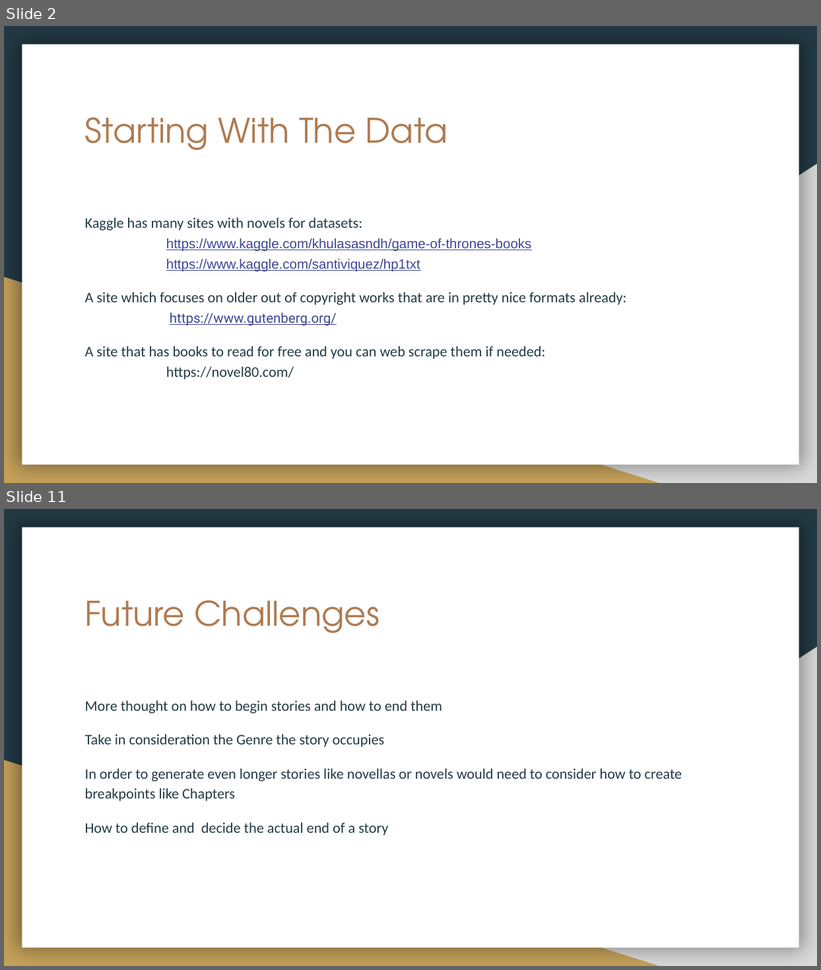
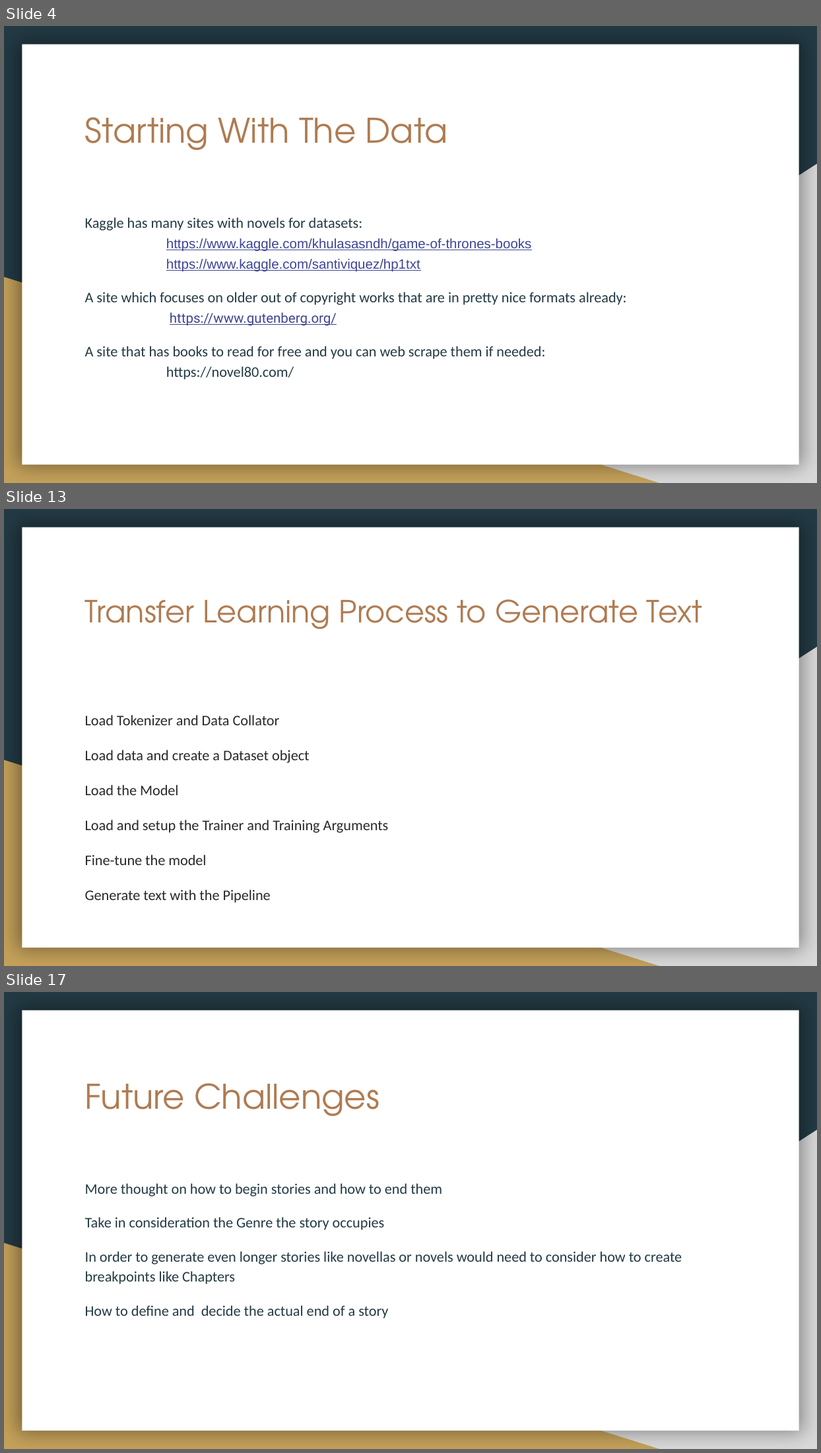
Before and after one commit to dbetzel/Springboard, a slide deck: Capstone3/Capstone3Final/Natural Language Generation Capstone 3.pptx. Shown one above the other, each under a label of ours: slides 2 and 11 before the commit, slides 4, 13 and 17 after it; the slides between them are not shown. The pictures are 821x970 and 821x1453 pixels, drawn with LibreOffice and Linux fonts; fonts in the diff are those of the drawing. Boxes give left, top, right and bottom in pixels: in the first picture for what was removed or moved away, otherwise in the second. Text is boxed around its words. In the diff, an @@ line names an element or a change of style, - is before the commit and + after.

```diff
--- a/Capstone3/Capstone3Final/Natural Language Generation Capstone 3.pptx
+++ b/Capstone3/Capstone3Final/Natural Language Generation Capstone 3.pptx
@@ slide 13 added at (x1=4, y1=509, x2=817, y2=966), background #233A44; not listed: 3 template elements that a slide beside it also shows @@
@@ title added at (x1=85, y1=599, x2=702, y2=629), 27 pt, text #AF7B51 @@
+Transfer Learning Process to Generate Text
@@ text added at (x1=85, y1=715, x2=389, y2=903), 13 pt, text #292929 @@
+Load Tokenizer and Data Collator
+Load data and create a Dataset object
+Load the Model
+Load and setup the Trainer and Training Arguments
+Fine-tune the model
+Generate text with the Pipeline
@@ what was slide 2 is now slide 4 @@
@@ what was slide 11 is now slide 17 @@
```
Also in this commit, not shown: 4 slides changed, 9 other slides added, 4 slides removed.
